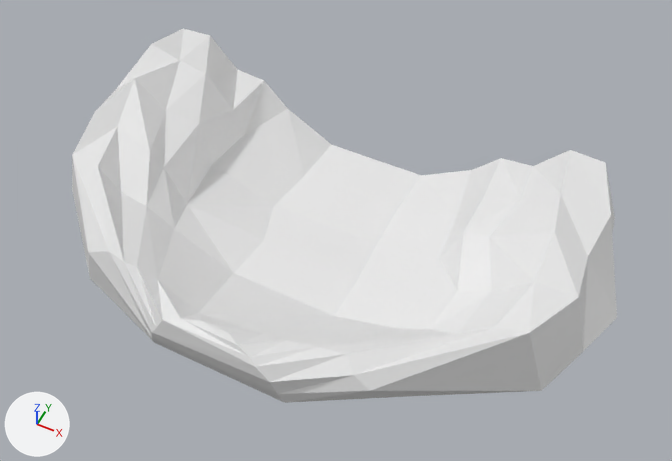
The FBX model ForbiddenSeas/Assets/3 Models/Porto/Isola_Porto_alternative.fbx, before and after one commit.
The view is the same before and after, from a 50 mm camera at (6.69, -10.55, 15.51) aimed at (0.49, 1.85, 0.01). Arrows for +X, +Y and +Z are at lower left; the lights stay in place. Where no turn or scale is listed for an object, it has been applied to the vertices.

Objects in the first picture: 'Drittto_corto'.
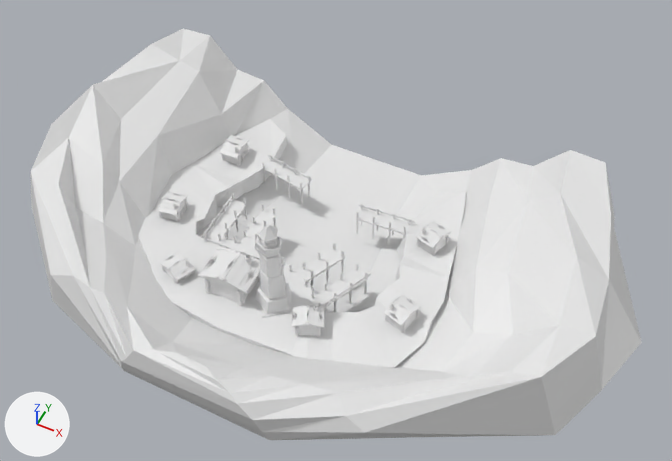
Commit message: Porto il cazzo

What differs and where, as boxes [x1, y1, x2, y2] in the pictures (672 x 461 px; the box of a moved part takes in the faces that stretch with it):
```json
{"object": "Drittto_corto", "change": "reshaped", "before": [72, 28, 617, 403], "after": [30, 28, 642, 440], "on screen": "12% wider, 10% taller"}
{"object": "Porto", "change": "added", "after": [138, 119, 467, 368]}
{"part": 1, "of": "me_plane_008", "change": "moved or reshaped", "before": [72, 39, 616, 403], "after": [30, 39, 642, 440]}
```

The change, as JSON lines over the scene's bpy script:
```json
{"block": "me_plane_008", "where": "# used by ob_drittto_corto; location = (0.0, 0.0, 0.0)"}
{"op": "remove", "block": "me_plane_008", "code": "me_plane_008.from_pydata(...)  # 125 vertices, 220 faces; spans x -6.46..6.74, y -2.65..5.01, z -0.77..1.89"}
{"op": "add", "block": "me_plane_008", "code": "me_plane_008.from_pydata(...)  # 125 vertices, 220 faces; spans x -7.07..7.37, y -3.48..5.01, z -0.77..1.89"}
{"block": "me_plane_008", "change": "me_plane_008 part 1: 105 of 125 vertices moved; they spanned x -6.46..6.74, y -2.65..3.72, z -0.77..1.88 and now span x -7.07..7.37, y -3.48..3.72, z -0.77..1.89; mean shift (-0.01, -0.75, 0.0); largest move (4.28, 1.32, 0.59) -> (5.04, 0.49, 0.58)"}
{"op": "add", "block": "me_cube_009", "code": ["me_cube_009 = bpy.data.meshes.new('Cube.009')", "me_cube_009.from_pydata(...)  # 9562 vertices, 19162 faces; spans x -3.45..3.8, y 3.37..13.88, z -1.2..1.77"]}
{"op": "add", "block": "ob_porto", "code": ["ob_porto = bpy.data.objects.new('Porto', me_cube_009)", "ob_porto.location = (-0.35, -5.01, 0.65)"]}
```
